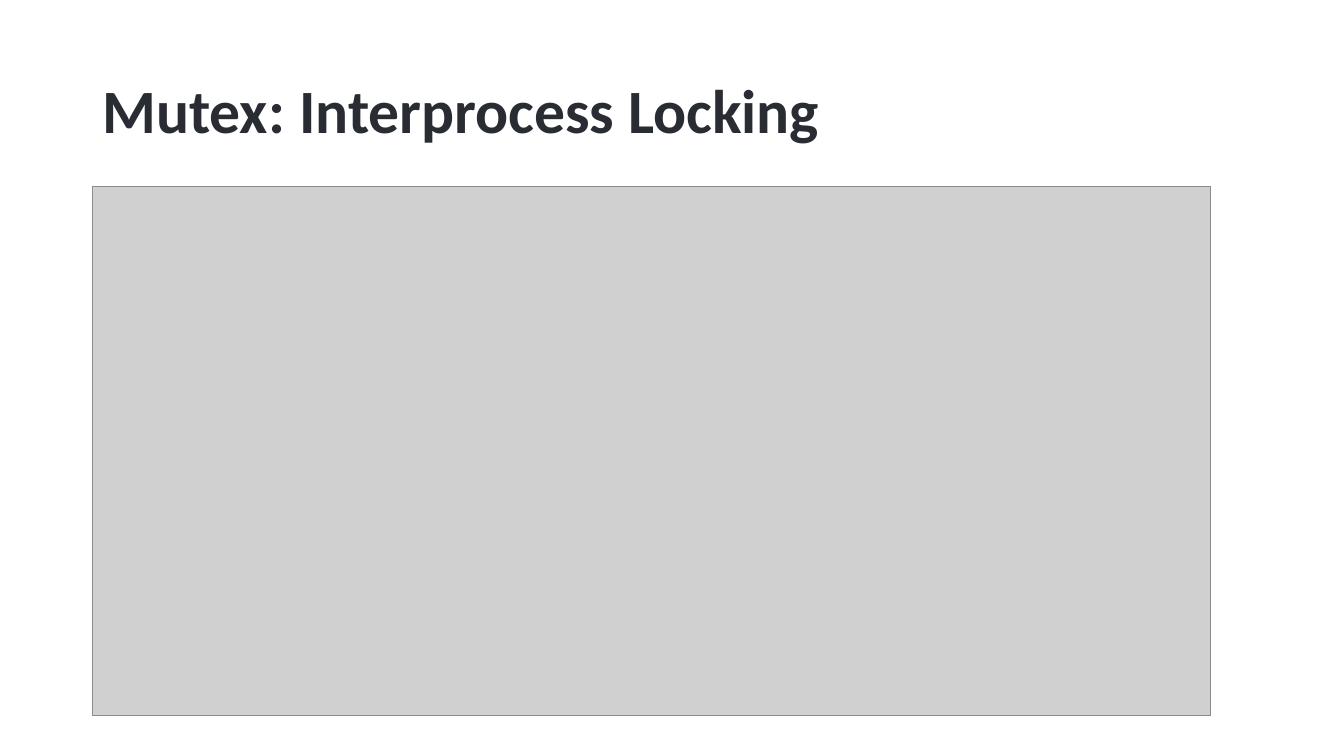
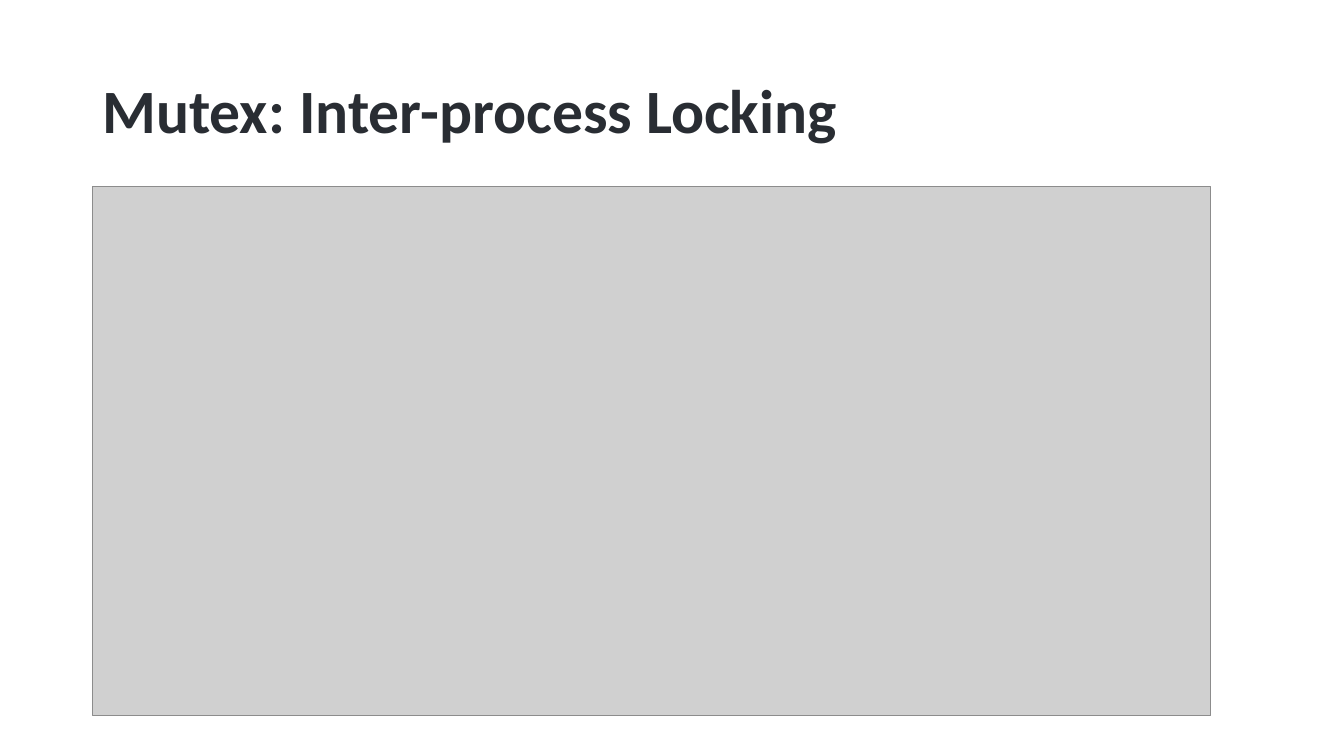
Before and after one commit to hikalkan/presentations, a slide deck: slide 17 of 2023-06-01 Dealing with Concurrency - Multi-Threading in Dotnet/Dotnet-Multi-Threading.pptx (slide 19 before the commit). Drawn at 1344x756 pixels with LibreOffice and Linux fonts; fonts in the diff are those of the drawing; grey boxes stand for pictures; background and template pictures are left out. Boxes give left, top, right and bottom in pixels: in the first picture for what was removed or moved away, otherwise in the second. Text is boxed around its words. In the diff, an @@ line names an element or a change of style, - is before the commit and + after.

```diff
--- a/2023-06-01 Dealing with Concurrency - Multi-Threading in Dotnet/Dotnet-Multi-Threading.pptx
+++ b/2023-06-01 Dealing with Concurrency - Multi-Threading in Dotnet/Dotnet-Multi-Threading.pptx
@@ title at box(102, 89, 837, 144): text changed @@
-Mutex: Interprocess Locking
+Mutex: Inter-process Locking
```
Also in this commit, not shown: 1 other slide changed, 2 slides removed.
